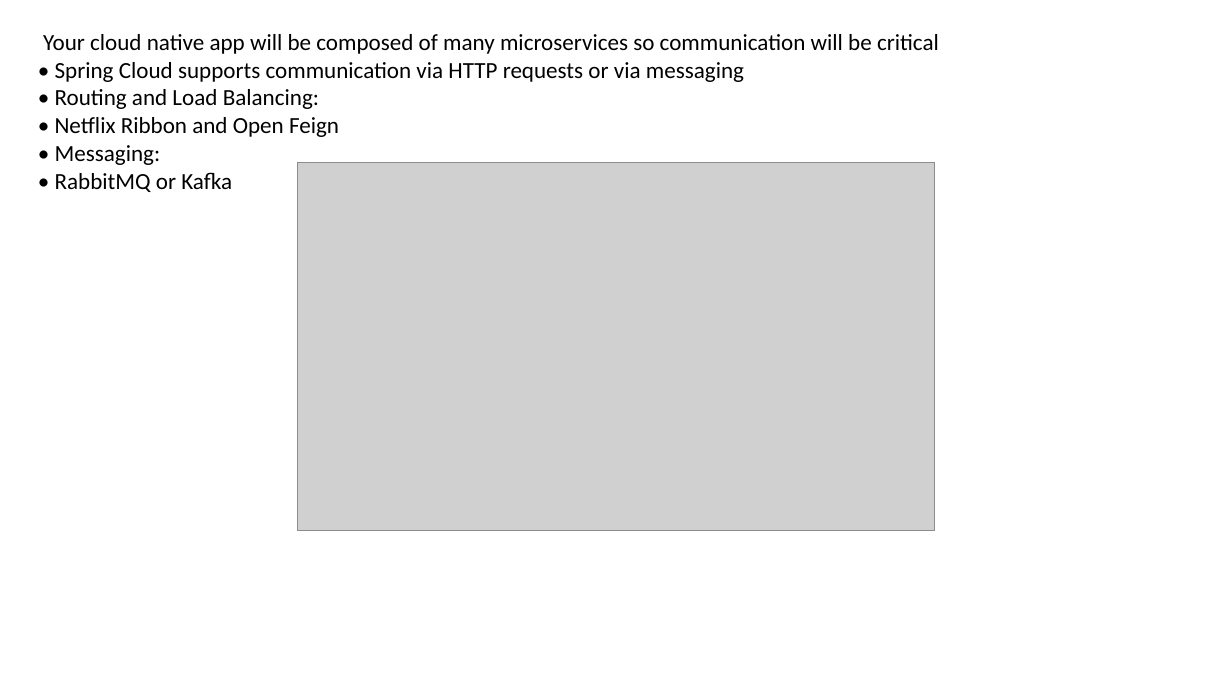
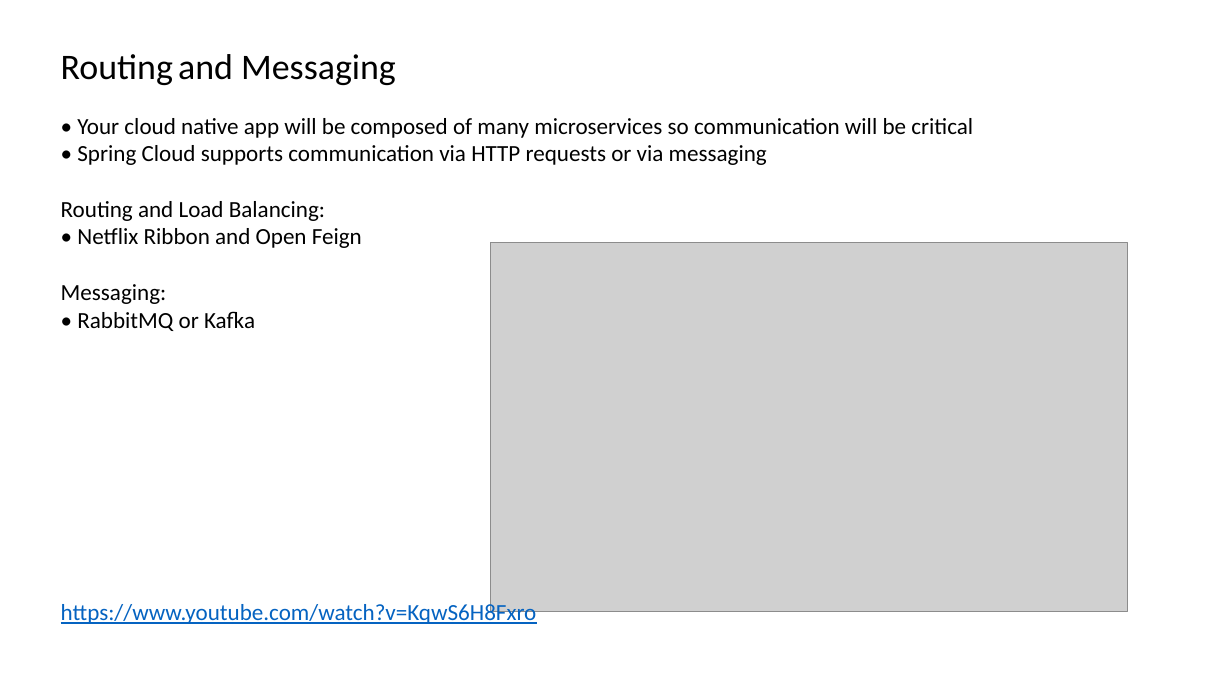
Before and after one commit to kundankumarjha/springclouddemo, a slide deck: slide 8 of SpringCloud.pptx (slide 7 before the commit). Drawn at 1232x693 pixels with LibreOffice and Linux fonts; fonts in the diff are those of the drawing; grey boxes stand for pictures. Boxes give left, top, right and bottom in pixels: in the first picture for what was removed or moved away, otherwise in the second. Text is boxed around its words. In the diff, an @@ line names an element or a change of style, - is before the commit and + after.

```diff
--- a/SpringCloud.pptx
+++ b/SpringCloud.pptx
@@ text added at [61,54,396,85], 28 pt, text #000000 @@
+Routing and Messaging
@@ text "• Your cloud native app ...": place and size @@
-text "• Your cloud native app ..." at [43,34,939,192]
+text "• Your cloud native app ..." at [61,118,973,331]
@@ text at [77,118,973,138]: text changed @@
-Your cloud native app will be composed of many microservices so communication will be critical
+• Your cloud native app will be composed of many microservices so communication will be critical
@@ text at [61,201,325,221]: text changed @@
-• Routing and Load Balancing:
+Routing and Load Balancing:
@@ picture: place and size @@
-picture at [298,163,935,531]
+picture at [491,243,1128,612]
@@ text at [61,284,167,304]: text changed @@
-• Messaging:
+Messaging:
@@ text added at [61,600,537,624], 18 pt, text #0563C1, underline @@
+https://www.youtube.com/watch?v=KqwS6H8Fxro
```
Also in this commit, not shown: 8 other slides changed, 3 slides added, 1 slide removed.
